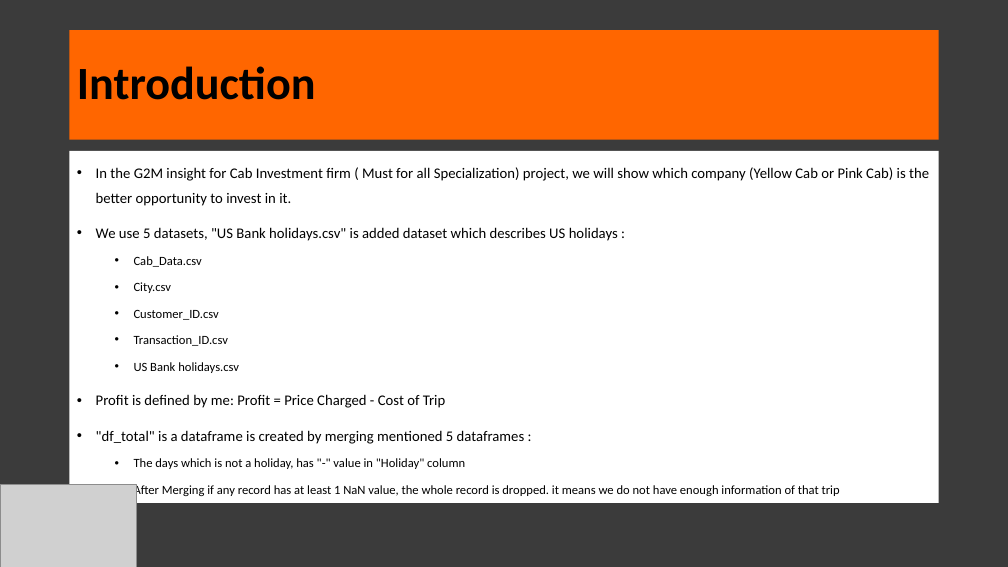
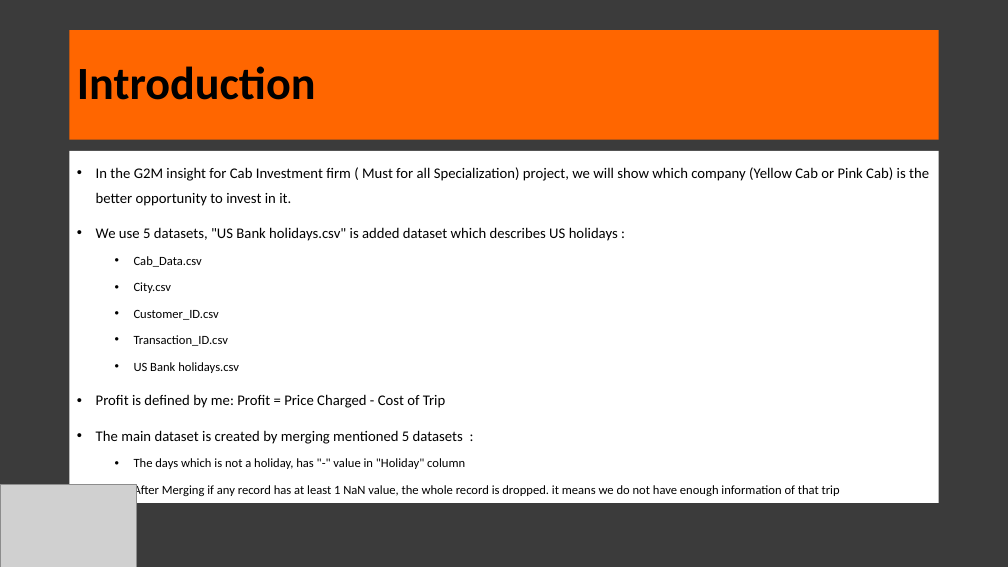
Before and after one commit to Niyusha-Baghayi/DG-Week-2, a slide deck: slide 3 of G2M insight for Cab Investment firm.pptx. Drawn at 1008x567 pixels with LibreOffice and Linux fonts; fonts in the diff are those of the drawing; grey boxes stand for pictures. Boxes give left, top, right and bottom in pixels: in the first picture for what was removed or moved away, otherwise in the second. Text is boxed around its words. In the diff, an @@ line names an element or a change of style, - is before the commit and + after.

```diff
--- a/G2M insight for Cab Investment firm.pptx
+++ b/G2M insight for Cab Investment firm.pptx
@@ text at <box>96,430,463,444</box>: text changed @@
-• "df_total" is a dataframe is created by merging mentioned 5 dataframes :
+• The main dataset is created by merging mentioned 5 datasets :
```
Also in this commit, not shown: 12 other slides changed, 1 other file.
